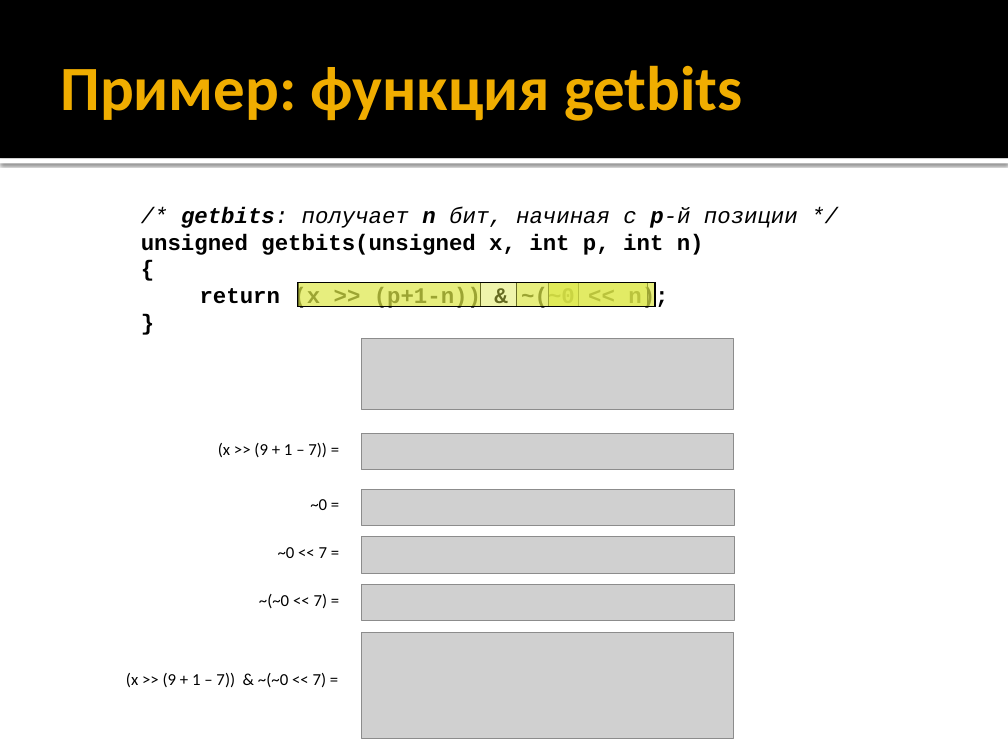
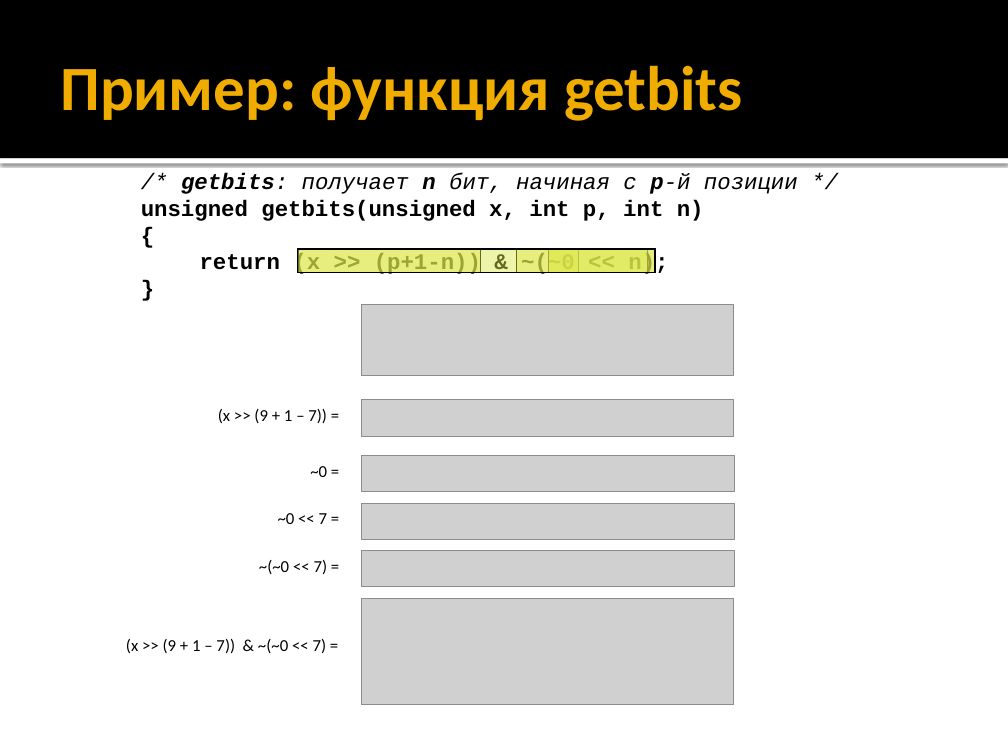
Before and after one commit to alexey-malov/oop, a slide deck: slide 49 of lectures/01/Синтаксис C++.pptx. Drawn at 1008x756 pixels with LibreOffice and Linux fonts; fonts in the diff are those of the drawing; grey boxes stand for pictures. Boxes give left, top, right and bottom in pixels: in the first picture for what was removed or moved away, otherwise in the second. Text is boxed around its words. In the diff, an @@ line names an element or a change of style, - is before the commit and + after.

Commit message:
Примеры преобразованы под VS 2019

```diff
--- a/lectures/01/Синтаксис C++.pptx
+++ b/lectures/01/Синтаксис C++.pptx
@@ 6 pictures, 6 texts, 5 rectangles moved together from (x1=126, y1=207, x2=798, y2=738) to (x1=126, y1=173, x2=798, y2=705) @@
```
Also in this commit, not shown: 27 other files.
